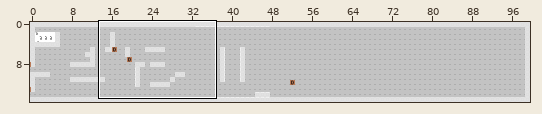
A Tiled map (JSON) gets an edit: Assets/levels/testMap.json. The picture above shows the old version from afar; the outline marks the close-up.
Close-up. As it was:
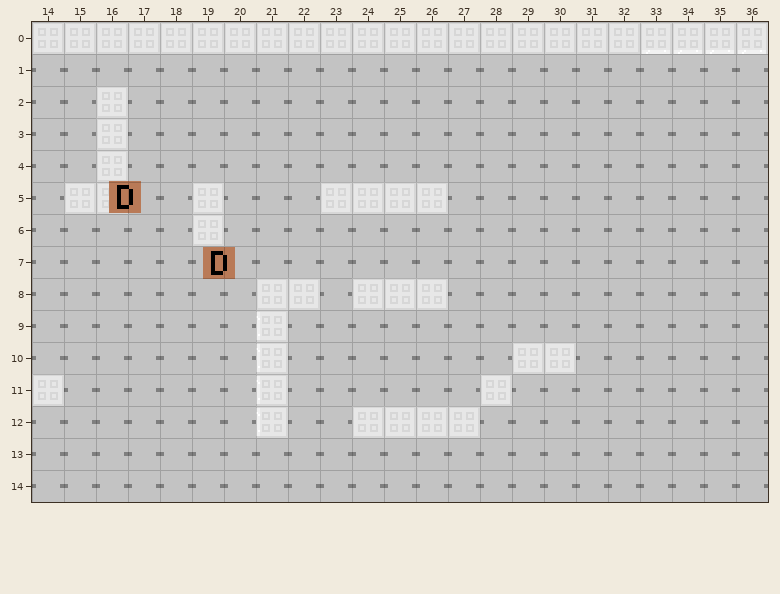
Cells are 16x16 px. Shown: x 14..36, y 0..14.
After:
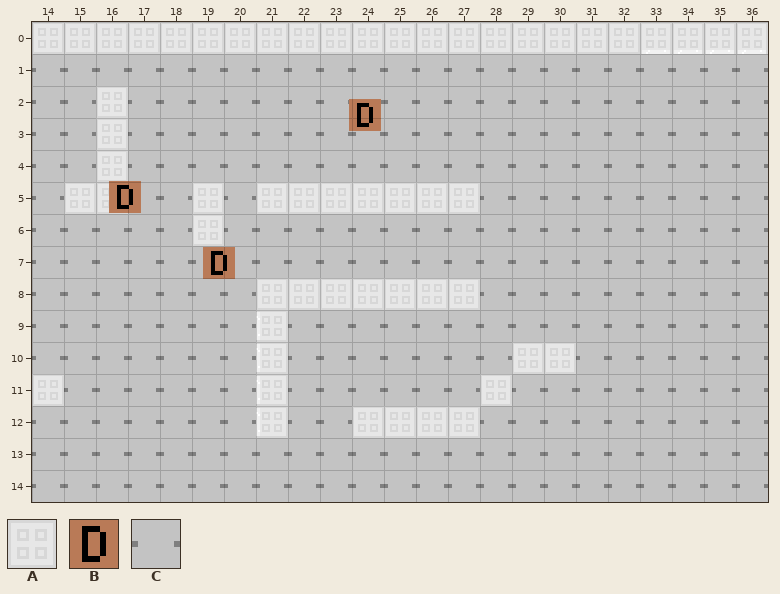
Key: from "test": A 0, B 1, C 3.
_ is an empty cell, . an unchanged one.
Objects are placed by their top-left corner, in cells (3,4 is the top-left corner of cell 3,4); size is 1x1 cell unless given.
Edits made:
--- layer "main"
@@ x 21..27 @@
- 5 CC....C
+ 5 AA....A
@@ x 23..27 @@
- 8 C...C
+ 8 A...A
--- layer "Calque d'objets 1"
+B "crate" at 23.9,2.4
